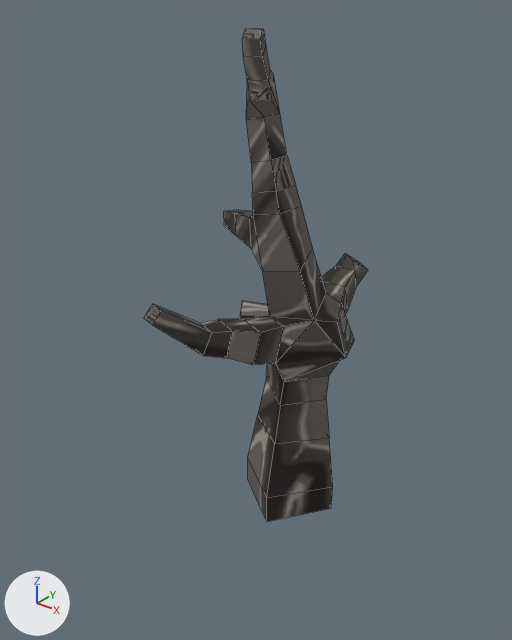
Renders of the FBX model Assets/Prefabs/Plants/acaciaTree_02.fbx from each side of a commit.
Both versions are drawn from a 50 mm lens placed at (8.02, -11.3, 11.42), pointed at (-0.68, -0.42, 4.67). Lighting does not change. The marker at lower left points along +X, +Y and +Z. The older version comes first. Mesh edges are drawn as thin lines. Where no turn or scale is listed for an object, it has been applied to the vertices.

The older version as bpy lines, for what is in view:
```python
me_plane_811 = bpy.data.meshes.new('Plane.811')
me_plane_811.from_pydata(...)  # 116 vertices, 117 faces; spans x -1.94..1.43, y -3.47..2.72, z 0.0..10.61
me_plane_811.materials.append(mat_bark)  # picture img_acaciabarktexture_png
# before: 0 (0.2, -1.12, 0.0) at pixel (266, 521), 1 (1.12, 0.2, 0.0) at pixel (331, 508), 2 (-0.2, 1.12, 0.0), 3 (-1.12, -0.2, 0.0) at pixel (247, 479), 8 (0.2, -1.12, 0.7) at pixel (266, 497)
# before: 9 (1.12, 0.2, 0.64) at pixel (332, 486), 10 (-0.2, 1.12, 0.61), 11 (-1.12, -0.2, 0.66) at pixel (247, 457)
ob_plane_005 = bpy.data.objects.new('Plane.005', me_plane_811)
ob_plane_005.location = (0.0, 0.0, 0.0)
```
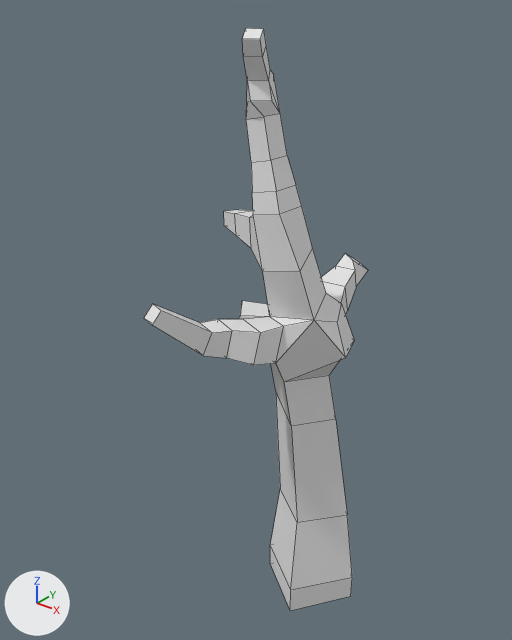
The newer file is also turned or shifted as a whole; pictures and numbers use the older file's frame.

The change, as a diff of the scene's bpy script:
```diff
--- a/Assets/Prefabs/Plants/acaciaTree_02.fbx.py
+++ b/Assets/Prefabs/Plants/acaciaTree_02.fbx.py
@@ me_plane_811 @@
 # used by ob_plane_005; location = (0.0, 0.0, 0.0)
-me_plane_811.from_pydata(...)  # 116 vertices, 117 faces; spans x -1.94..1.43, y -3.47..2.72, z 0.0..10.61
-me_plane_811.vertices[4].co = (0.13, -0.56, 2.88)  # pixel (280, 405)
-me_plane_811.vertices[5].co = (0.75, 0.32, 2.84)  # pixel (326, 399)
-me_plane_811.vertices[6].co = (-0.13, 0.94, 2.95)
-me_plane_811.vertices[7].co = (-0.75, 0.06, 2.99)  # pixel (266, 377)
-me_plane_811.vertices[31].co = (0.16, -0.81, 2.0)  # pixel (274, 443)
-me_plane_811.vertices[32].co = (0.92, 0.27, 1.91)  # pixel (329, 437)
-me_plane_811.vertices[33].co = (-0.16, 1.02, 1.84)
-me_plane_811.vertices[34].co = (-0.92, -0.06, 1.93)  # pixel (257, 414)
-me_plane_811.materials.append(mat_bark)  # picture img_acaciabarktexture_png
+me_plane_811.from_pydata(...)  # 116 vertices, 117 faces; spans x -1.94..1.73, y -3.47..2.72, z -2.6..10.61
+# me_plane_811 part 1
+for i in [*range(0, 4), *range(8, 12)]: me_plane_811.vertices[i].co += Vector((0.61, 0.18, -2.6))
+me_plane_811.vertices[4].co = (0.43, -0.56, 2.46)  # pixel (291, 425)
+me_plane_811.vertices[5].co = (1.04, 0.3, 2.45)  # pixel (335, 418)
+me_plane_811.vertices[6].co = (0.2, 0.9, 2.66)
+me_plane_811.vertices[7].co = (-0.44, 0.0, 2.76)  # pixel (275, 390)
+me_plane_811.vertices[31].co = (0.71, -0.62, -0.09)  # pixel (297, 522)
+me_plane_811.vertices[32].co = (1.44, 0.42, -0.17)  # pixel (347, 514)
+me_plane_811.vertices[33].co = (0.4, 1.15, -0.18)
+me_plane_811.vertices[34].co = (-0.33, 0.1, -0.09)  # pixel (280, 488)
```

Where the change shows, as pixel boxes [x1, y1, x2, y2] in the pictures (512 x 640 px; the box of a moved part takes in the faces that stretch with it):
'Plane.005', recoloured, reshaped (grey to white, 18% taller)
    before: [144, 28, 368, 521]
    after: [144, 28, 368, 610]
part 1 of me_plane_811, moved or reshaped
    before: [248, 363, 333, 521]
    after: [270, 363, 352, 610]
